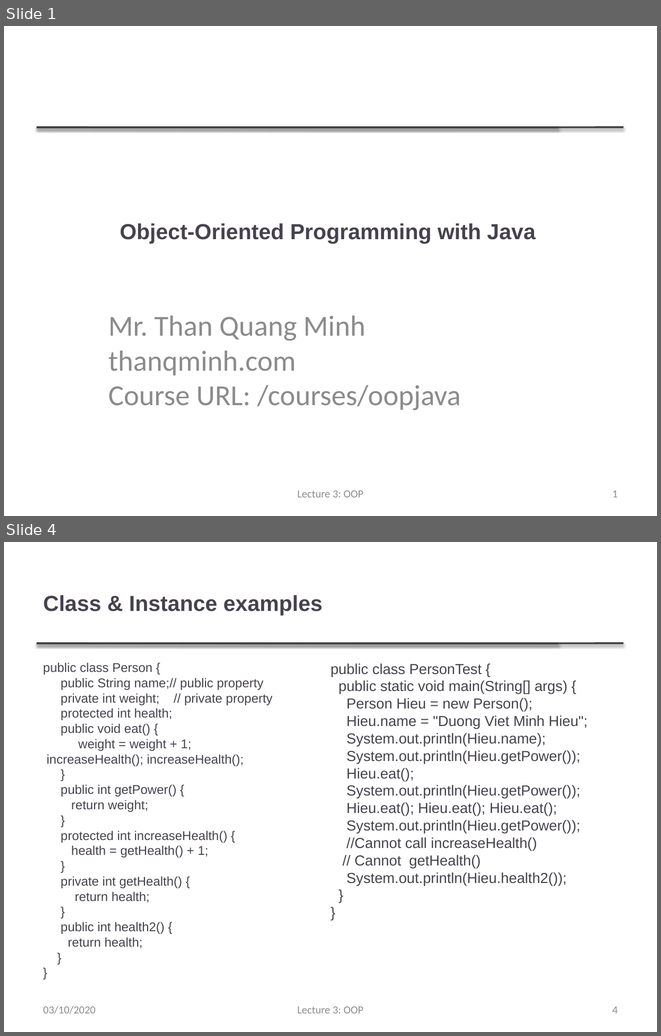
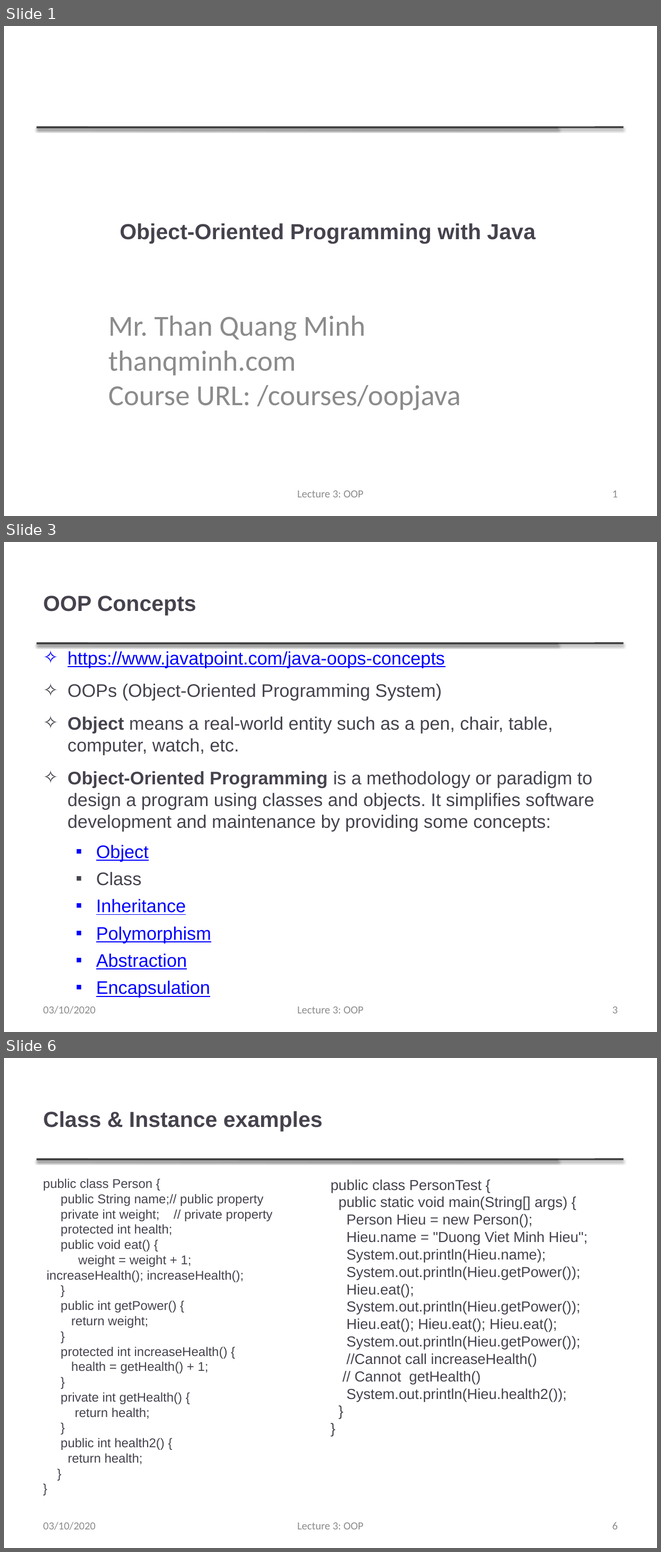
Before and after one commit to thanqminh/thanqminh.github.io, a slide deck: courses/oopjava/lecture3.pptx. Shown one above the other, each under a label of ours: slides 1 and 4 before the commit, slides 1, 3 and 6 after it; the slides between them are not shown. The pictures are 661x1036 and 661x1552 pixels, drawn with LibreOffice and Linux fonts; fonts in the diff are those of the drawing. Boxes give left, top, right and bottom in pixels: in the first picture for what was removed or moved away, otherwise in the second. Text is boxed around its words. In the diff, an @@ line names an element or a change of style, - is before the commit and + after.

```diff
--- a/courses/oopjava/lecture3.pptx
+++ b/courses/oopjava/lecture3.pptx
@@ slide 3 added at (4, 542, 657, 1032), background #FFFFFF; not listed: 2 template elements that a slide beside it also shows @@
@@ title added at (43, 596, 196, 615), 24 pt, text #46424D, bold @@
+OOP Concepts
@@ text added at (68, 651, 594, 969), 20 pt, text #46424D @@
+✧ https://www.javatpoint.com/java-oops-concepts
+✧ OOPs (Object-Oriented Programming System)
+✧ Object means a real-world entity such as a pen, chair, table, computer, watch, etc.
+✧ Object-Oriented Programming is a methodology or paradigm to design a program using classes and objects. It simplifies software development and maintenance by providing some concepts:
+  ▪ Object
+  ▪ Class
+  ▪ Inheritance
+  ▪ Polymorphism
+  ▪ Abstraction
+  ▪ Encapsulation
@@ text added at (43, 1006, 96, 1014), 12 pt, text #8C8C8C @@
+03/10/2020
@@ text added at (297, 1006, 364, 1013), 12 pt, text #8C8C8C @@
+Lecture 3: OOP
@@ page number added at (612, 1006, 618, 1013), 12 pt, text #8C8C8C @@
+3
@@ what was slide 4 is now slide 6 @@
@@ page number at (612, 1522, 618, 1529): text changed @@
-4
+6
```
Also in this commit, not shown: 2 slides changed, 1 other slide added, 1 other file.
